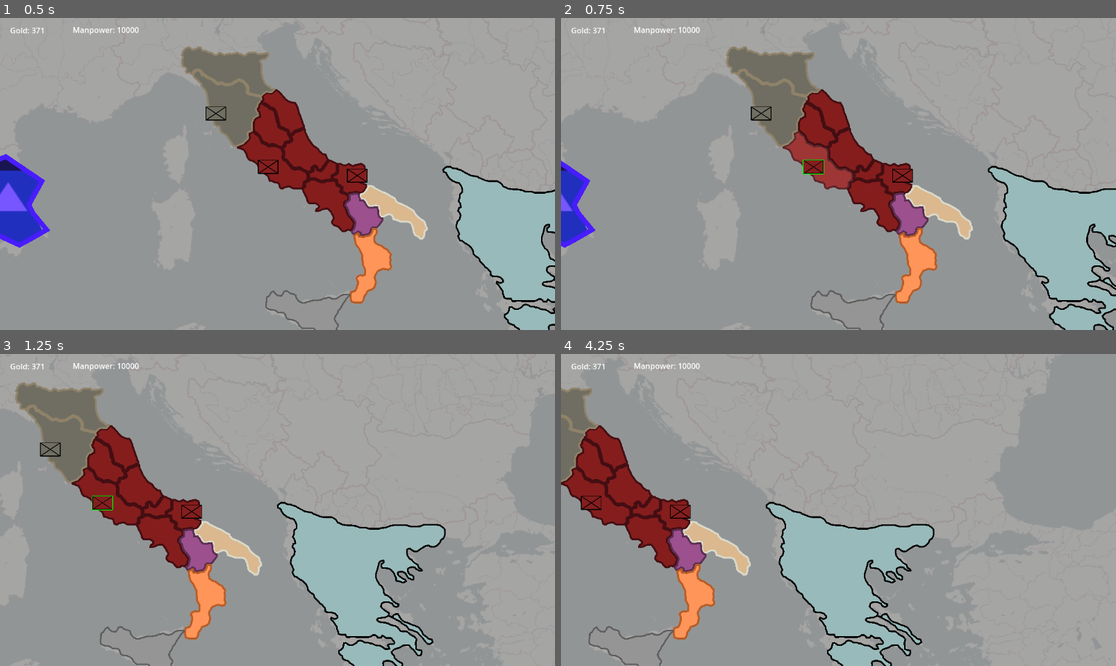
Above: before the commit, frames 1-4 (two rows, left to right).
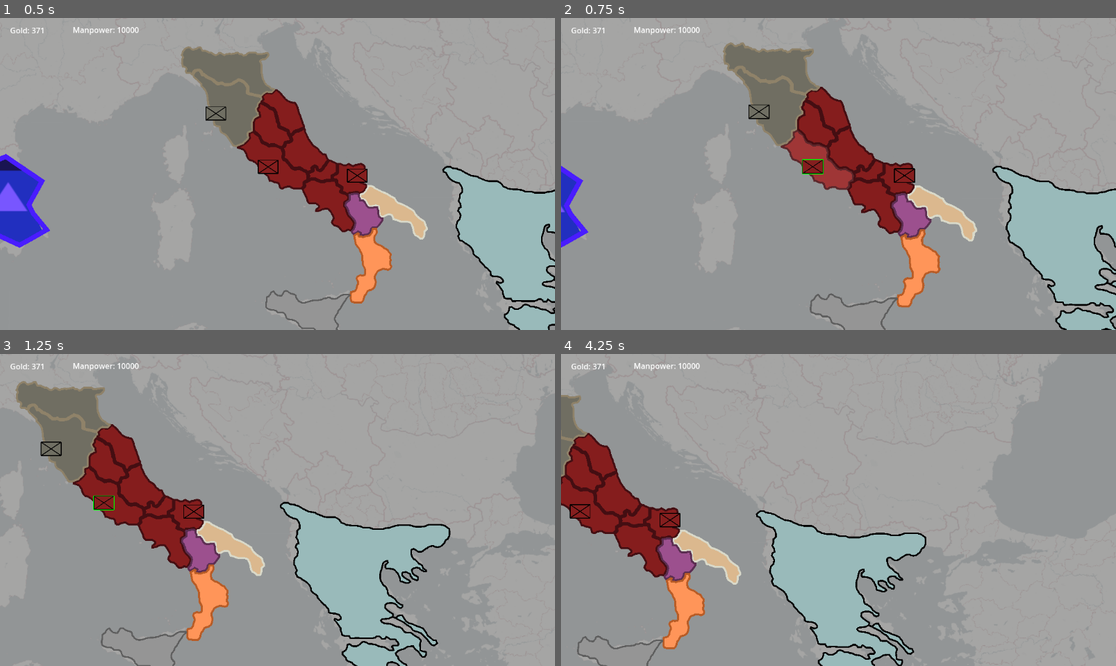
Above: after the commit, the same moments.

Repository: Lucasdelpiero/RTS
Game: Godot game, scene res://Map/world.tscn
Same seed, same stepped clock (60 frames per second), same inputs: the game is played once before the commit and once after it. The engine's default icon, where the game draws it, is replaced by a stand-in: a white triangle on a blue panel in a dark square.
Inputs (mouse positions are in pixels of both pictures, inside the frame that each line leads up to):
- Up to frame 1 (0.5 s): no input
- Up to frame 2 (0.75 s): tap Enter at 0.5 s; move the mouse to (827, 167) at 0.52 s; hold D (Right) from 0.53 s (still down); tap Mouse wheel up (Zoom_In, bound only after the commit) at 0.6 s; click (827, 167) at 0.67 s
- Up to frame 3 (1.25 s): keep holding D (Right); tap Mouse wheel down (Zoom_Out, bound only after the commit) at 0.8 s
- Up to frame 4 (4.25 s): move the mouse to (749, 513) at 1.27 s; release D (Right) at 1.28 s; hold S (Down) 1.28-2.03 s; tap Mouse wheel down (Zoom_Out, bound only after the commit) at 1.35, 2.3, 3.8 s; click (749, 513) at 1.42 s; tap Mouse wheel up (Zoom_In, bound only after the commit) at 1.55, 3.05, 3.6 s; move the mouse to (677, 372) at 2.02 s; hold D (Right) 2.03-2.78 s; click (677, 372) at 2.1 s; move the mouse to (577, 400) at 2.77 s; hold W (Up) 2.78-3.53 s; right-click (577, 400) at 2.85 s; click (577, 400) at 2.92 s; move the mouse to (666, 494) at 3.52 s; hold A (Left) from 3.53 s (still down); click (666, 494) at 3.67 s

Frame 1 is identical in both runs. In frame 2, 5.4% of the frame differs, in the area x 0-100%, y 7-100%; in frame 3, 4.7%; in frame 4, 11%, in the area x 0-96%, y 10-100%.
Error before the commit: Invalid call. Nonexistent function 'set_hovered' in base 'Nil'. (res://Map/mouse.gd:50)

Commit message:
zoom in-out

Diff:
--- a/Map/mouse.gd
+++ b/Map/mouse.gd
@@ -44,7 +44,8 @@
 	# For a province to be considered hovered, there should not be any army currently being hovered
 	# and also has to have the mouse over it
 	# It needs to be separated from the indentation in "data!= null" so it can updated once the army is unhovered
-	if hovered.size() == 0 and provinceWithMouseOver.mouseOverSelf:
-		provinceWithMouseOver.set_hovered(true)
-	else:
-		provinceWithMouseOver.set_hovered(false)
+	if provinceWithMouseOver != null:
+		if hovered.size() == 0 and provinceWithMouseOver.mouseOverSelf:
+			provinceWithMouseOver.set_hovered(true)
+		else:
+			provinceWithMouseOver.set_hovered(false)
--- a/Map/province.tscn
+++ b/Map/province.tscn
@@ -8,7 +8,6 @@
 z_as_relative = false
 script = ExtResource("1_0h13g")
 width = 4.0
-ownership = 0
 
 [node name="PosProvince" parent="." instance=ExtResource("2_tp8f2")]
 unique_name_in_owner = true
--- a/Map/world.tscn
+++ b/Map/world.tscn
@@ -208,6 +208,7 @@
 color = Color(0.858824, 0.72549, 0.560784, 1)
 polygon = PackedVector2Array(-27.8425, -23.881, -19.8425, -19.881, -13.8425, -17.881, -8.84247, -14.881, -0.842468, -9. …(1355 unchanged characters)…
 outLine = Color(0.85, 0.85, 0.79, 1)
+ownership = ""
 ID = 9
 path0 = NodePath("../Upper Apulia")
 
@@ -216,6 +217,7 @@
 color = Color(0.611765, 0.317647, 0.556863, 1)
 polygon = PackedVector2Array(32.922, 15.6471, 29.922, 19.6471, 25.922, 23.6471, 20.922, 23.6471, 16.922, 23.6471, 13.92 …(1235 unchanged characters)…
 outLine = Color(0.36, 0.18, 0.32, 1)
+ownership = ""
 ID = 10
 path0 = NodePath("../Calabria")
 path1 = NodePath("../Lower Apulia")
@@ -227,6 +229,7 @@
 color = Color(1, 0.588235, 0.34902, 1)
 polygon = PackedVector2Array(-60.5224, -51.1656, -61.5224, -55.1656, -62.5224, -62.1656, -63.5224, -66.1656, -60.5224,  …(1987 unchanged characters)…
 outLine = Color(0.72, 0.36, 0.15, 1)
+ownership = ""
 ID = 11
 path0 = NodePath("../Sicily")
 
@@ -236,6 +239,7 @@
 color = Color(0.588235, 0.588235, 0.588235, 1)
 polygon = PackedVector2Array(28.7136, 66.6059, 22.7136, 66.6059, 14.7136, 65.6059, 10.7136, 62.6059, 7.71362, 60.6059,  …(3585 unchanged characters)…
 outLine = Color(0.37, 0.37, 0.37, 1)
+ownership = ""
 ID = 12
 
 [node name="Border" parent="Italy/Sicily" index="1"]
@@ -295,6 +299,7 @@
 position = Vector2(660, 343)
 script = ExtResource("8_w7mv1")
 desaceleration = 15
+zoom_min = 0.2
 
 [editable path="CampaingUI"]
 [editable path="Cool texturing/West"]
--- a/Player/Camera.gd
+++ b/Player/Camera.gd
@@ -6,7 +6,11 @@
 @export_range(10, 1000, 1) var speed = 750
 @export_range(1, 100, 1) var aceleration = 25
 @export_range(1, 100, 1) var desaceleration = 10
+@export_range(0.1, 10.0, 0.1) var zoom_speed = 5.0
+@export_range(0.1, 5.0, 0.1) var zoom_min = 0.1
+@export_range(0.1, 5.0, 0.1) var zoom_max = 2.0
 var velocity = Vector2(0.0, 0.0)
+var target_zoom := Vector2(1.0, 1.0)
 
 
 # Called when the node enters the scene tree for the first time.
@@ -18,16 +22,23 @@
 func _process(delta):
 	xInput = int(Input.is_action_pressed("Right")) - int(Input.is_action_pressed("Left"))
 	yInput = int(Input.is_action_pressed("Down")) - int(Input.is_action_pressed("Up"))
-	velocity.x += xInput * aceleration * delta
-	velocity.x = clamp(velocity.x, -speed * delta, speed * delta)
+	velocity.x += xInput * aceleration * delta / zoom.x
+	velocity.x = clamp(velocity.x, -speed * delta / zoom.x, speed * delta / zoom.x)
 	if xInput == 0 :
-		velocity.x = lerp(velocity.x, 0.0, desaceleration  * delta)
+		velocity.x = lerp(velocity.x, 0.0, desaceleration  * delta )
 
 
-	velocity.y += yInput * aceleration * delta
-	velocity.y = clamp(velocity.y, -speed * delta, +speed * delta)
+	velocity.y += yInput * aceleration * delta / zoom.x
+	velocity.y = clamp(velocity.y, -speed * delta / zoom.x, +speed * delta/ zoom.x)
 	if yInput == 0:
 		velocity.y = lerp(velocity.y, 0.0, desaceleration * delta)
 	global_position += velocity
 
+	# Zoom in-out
+	var zoom_input = int(Input.is_action_just_released("Zoom_In")) - int(Input.is_action_just_released("Zoom_Out"))
+	target_zoom += Vector2( zoom_input * 0.1, zoom_input * 0.1)
+	target_zoom.x = clamp(target_zoom.x, zoom_min, zoom_max)
+	target_zoom.y = clamp(target_zoom.y, zoom_min, zoom_max)
+	set_zoom(lerp(zoom, target_zoom, delta * zoom_speed)) # animation
+
 	pass
--- a/project.godot
+++ b/project.godot
@@ -51,3 +51,13 @@
 "events": [Object(InputEventKey,"resource_local_to_scene":false,"resource_name":"","device":0,"window_id":0,"alt_pressed":false,"shift_pressed":false,"ctrl_pressed":false,"meta_pressed":false,"pressed":false,"keycode":0,"physical_keycode":83,"key_label":0,"unicode":0,"echo":false,"script":null)
 ]
 }
+Zoom_Out={
+"deadzone": 0.5,
+"events": [Object(InputEventMouseButton,"resource_local_to_scene":false,"resource_name":"","device":-1,"window_id":0,"alt_pressed":false,"shift_pressed":false,"ctrl_pressed":false,"meta_pressed":false,"button_mask":0,"position":Vector2(0, 0),"global_position":Vector2(0, 0),"factor":1.0,"button_index":5,"pressed":false,"double_click":false,"script":null)
+]
+}
+Zoom_In={
+"deadzone": 0.5,
+"events": [Object(InputEventMouseButton,"resource_local_to_scene":false,"resource_name":"","device":-1,"window_id":0,"alt_pressed":false,"shift_pressed":false,"ctrl_pressed":false,"meta_pressed":false,"button_mask":0,"position":Vector2(0, 0),"global_position":Vector2(0, 0),"factor":1.0,"button_index":4,"pressed":false,"double_click":false,"script":null)
+]
+}
